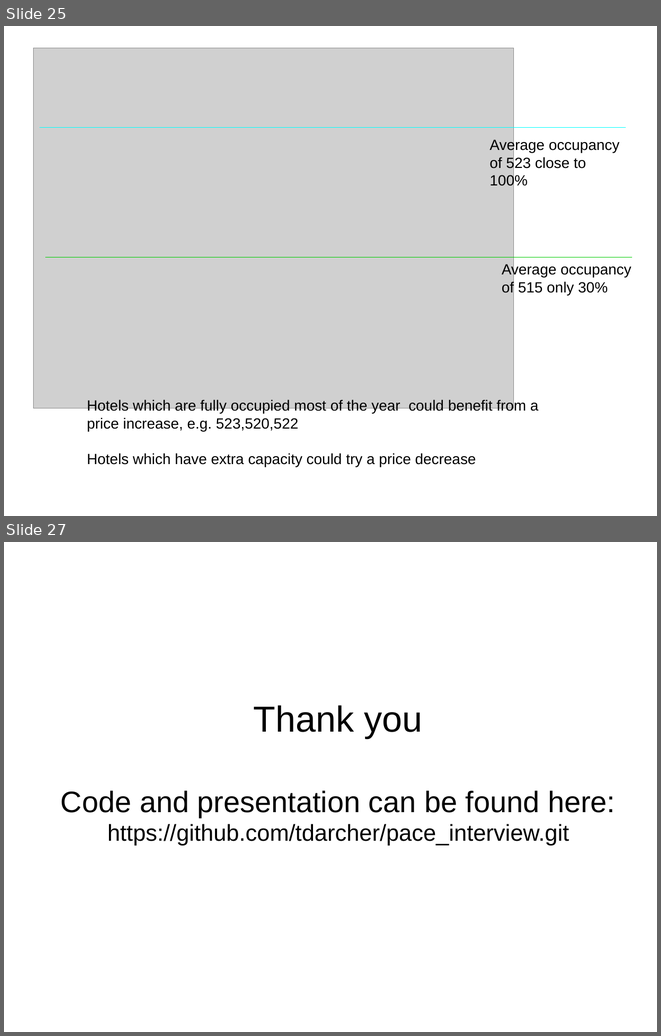
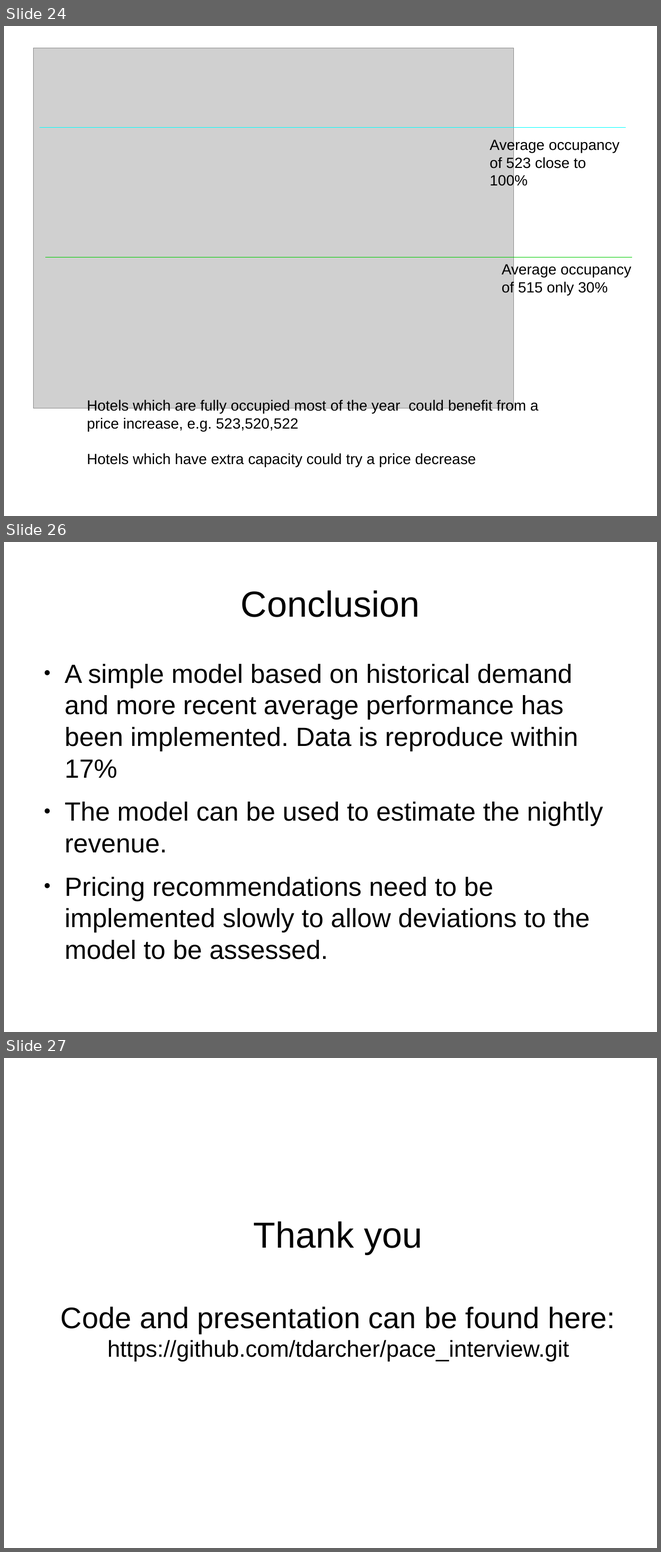
Before and after one commit to tdarcher/pace_interview, a slide deck: Pace_presentation.odp. Shown one above the other, each under a label of ours: slides 25 and 27 before the commit, slides 24, 26 and 27 after it; the slides between them are not shown. The pictures are 661x1036 and 661x1552 pixels, drawn with LibreOffice and Linux fonts; fonts in the diff are those of the drawing; grey boxes stand for pictures. Boxes give left, top, right and bottom in pixels: in the first picture for what was removed or moved away, otherwise in the second. Text is boxed around its words. In the diff, an @@ line names an element or a change of style, - is before the commit and + after.

```diff
--- a/Pace_presentation.odp
+++ b/Pace_presentation.odp
@@ slide 26 added at bbox=[4, 542, 657, 1032], background #FFFFFF @@
@@ title added at bbox=[241, 590, 420, 617], 44 pt, text #000000 @@
+Conclusion
@@ text added at bbox=[64, 664, 603, 933], 32 pt, text #000000 @@
+● A simple model based on historical demand and more recent average performance has been implemented. Data is reproduce within 17%
+● The model can be used to estimate the nightly revenue.
+● Pricing recommendations need to be implemented slowly to allow deviations to the model to be assessed.
@@ what was slide 25 is now slide 24 @@
```
Also in this commit, not shown: 1 slide changed, 1 slide removed, 1 other file.
